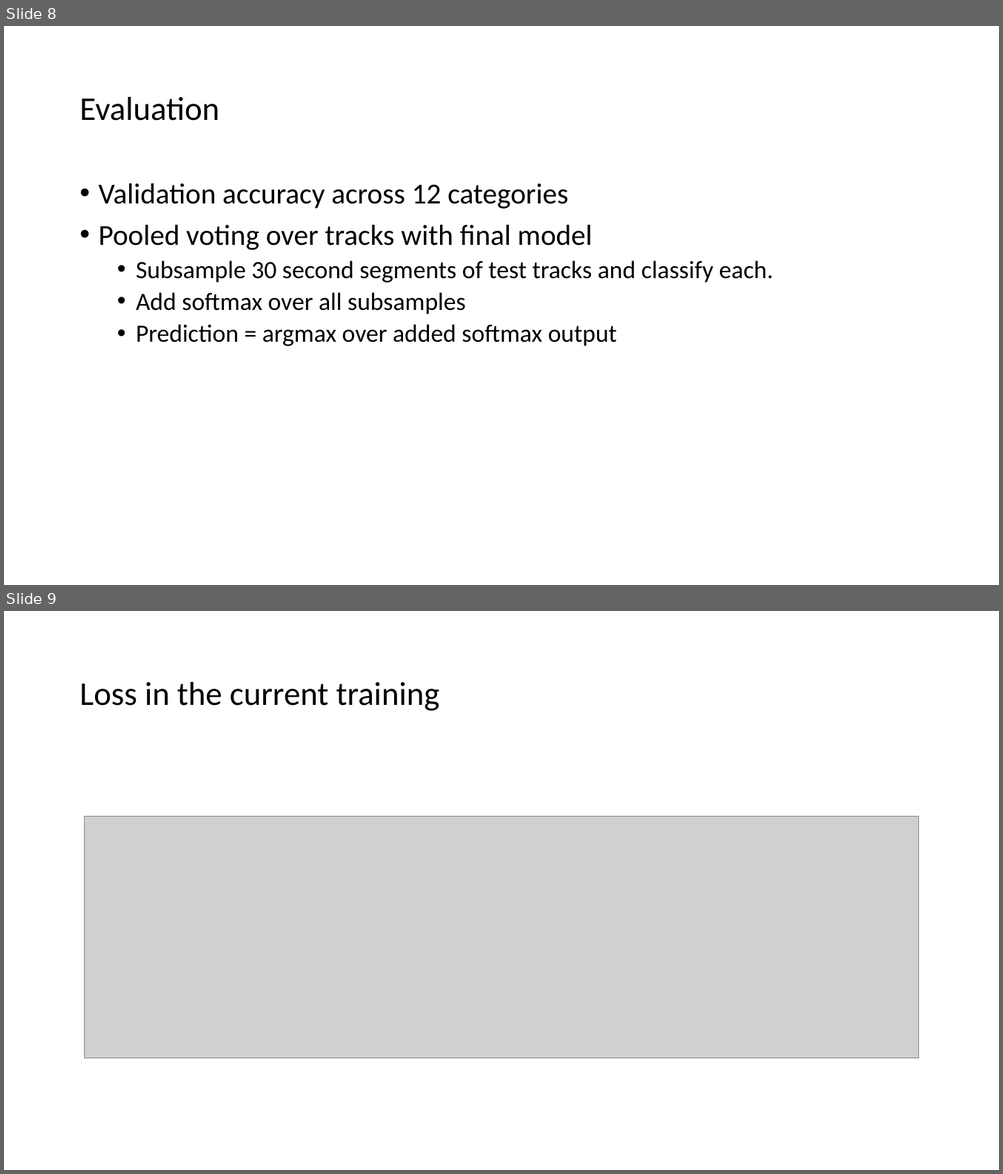
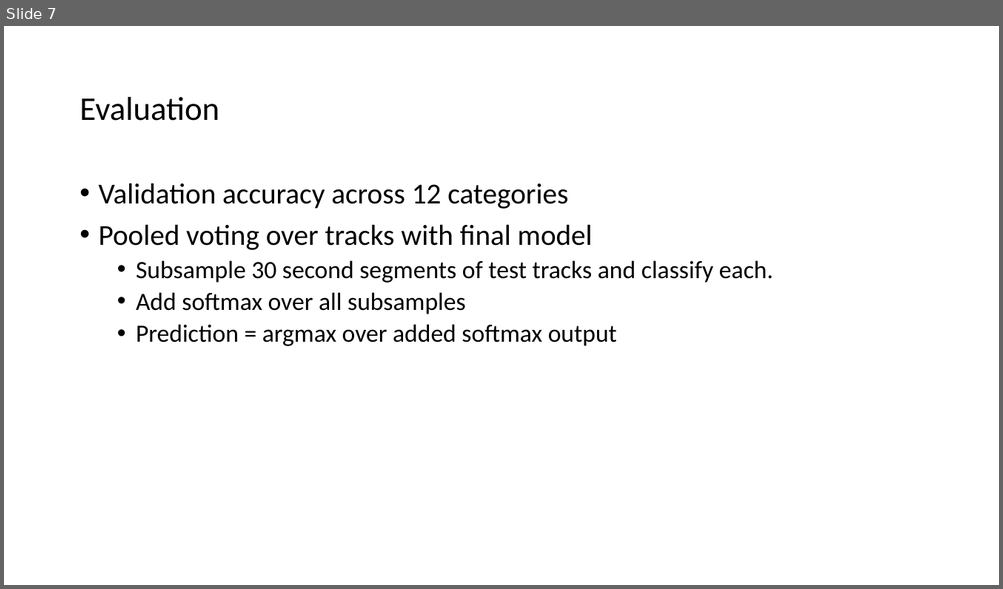
Before and after one commit to jgomezm/Music-Classification, a slide deck: Presentation-1-.pptx. Shown one above the other, each under a label of ours: slides 8 and 9 before the commit, slide 7 after it. The pictures are 1003x1174 and 1003x589 pixels, drawn with LibreOffice and Linux fonts; fonts in the diff are those of the drawing; grey boxes stand for pictures. Boxes give left, top, right and bottom in pixels: in the first picture for what was removed or moved away, otherwise in the second. Text is boxed around its words. In the diff, an @@ line names an element or a change of style, - is before the commit and + after.

```diff
--- a/Presentation-1-.pptx
+++ b/Presentation-1-.pptx
@@ slide 9 removed at (4, 611, 999, 1170), background #FFFFFF @@
@@ title removed at (79, 682, 440, 711) @@
-Loss in the current training
@@ picture removed at (85, 816, 919, 1059) @@
@@ what was slide 8 is now slide 7 @@
```
Also in this commit, not shown: 2 slides changed, 1 other slide removed, 51 other files.
